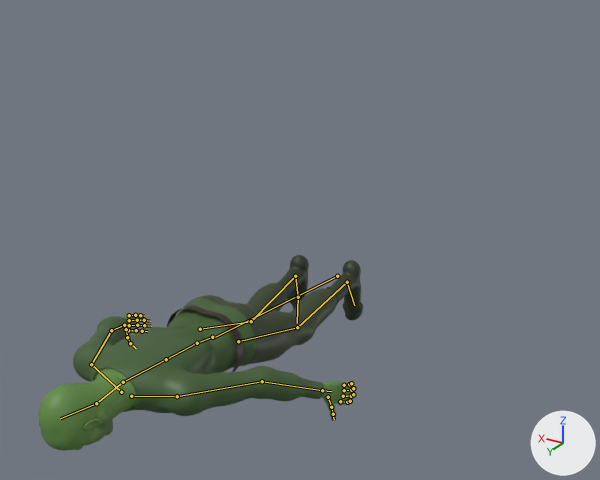
A saved change to the glTF model assets/models/creatures/goblin_archer.glb.
Both versions are drawn from a 50 mm camera at (-1.25, 2.34, 1.33) aimed at (0.06, 0.16, 0.24). Lighting does not change. The marker at lower right points along +X, +Y and +Z. The older version comes first. Both versions are drawn at frame 19 of the action 'death'; the numbers are the values there. The bones that change, and the others that lie on the model, are drawn over the model as lines.

Names of what the first picture shows: 'goblin_archer'.
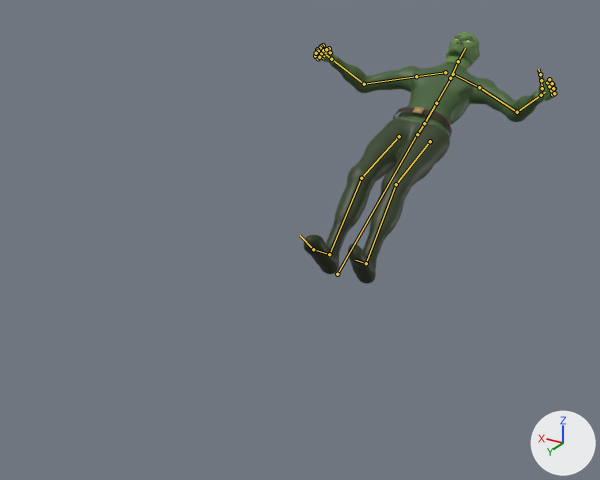
The change in detail:
Bone 'root' (bone_root) moves from (0.0, 0.053, 0.0) to (0.0, 0.06, 0.0).
Bone 'root' (bone_root) turns from (82, 0, 0) to (-62, 0, 0) degrees about its own x, y and z.
Bone 'spine' (bone_spine) turns from (4, 0, 0) to (2, 0, 0) degrees about its own x, y and z.
Bone 'chest' (bone_chest) turns from (0, 0, 0) to (0, 4, 0) degrees about its own x, y and z.
Bone 'upper_arm.L' (bone_upper_arm_l) turns from (3, -2, -10) to (4, -6, 19) degrees about its own x, y and z.
Bone 'forearm.L' (bone_forearm_l) turns from (12, 0, 0) to (45, 0, 0) degrees about its own x, y and z.
Bone 'upper_arm.R' (bone_upper_arm_r) turns from (3, 2, 10) to (4, 6, -19) degrees about its own x, y and z.
Bone 'forearm.R' (bone_forearm_r) turns from (12, 0, 0) to (45, 0, 0) degrees about its own x, y and z.
Bone 'index.01.R' (bone_index_01_r) turns from (0, 0, 34) to (0, 0, 62) degrees about its own x, y and z.
Bone 'index.02.R' (bone_index_02_r) turns from (0, 0, 45) to (0, 0, 81) degrees about its own x, y and z.
Bone 'index.03.R' (bone_index_03_r) turns from (0, 0, 26) to (0, 0, 47) degrees about its own x, y and z.
Bone 'middle.01.R' (bone_middle_01_r) turns from (0, 0, 34) to (0, 0, 62) degrees about its own x, y and z.
Bone 'middle.02.R' (bone_middle_02_r) turns from (0, 0, 45) to (0, 0, 81) degrees about its own x, y and z.
Bone 'middle.03.R' (bone_middle_03_r) turns from (0, 0, 26) to (0, 0, 47) degrees about its own x, y and z.
Bone 'pinky.01.R' (bone_pinky_01_r) turns from (0, 0, 38) to (0, 0, 68) degrees about its own x, y and z.
Bone 'pinky.02.R' (bone_pinky_02_r) turns from (0, 0, 49) to (0, 0, 89) degrees about its own x, y and z.
Bone 'ring.01.R' (bone_ring_01_r) turns from (0, 0, 36) to (0, 0, 65) degrees about its own x, y and z.
Bone 'ring.02.R' (bone_ring_02_r) turns from (0, 0, 47) to (0, 0, 85) degrees about its own x, y and z.
Bone 'ring.03.R' (bone_ring_03_r) turns from (0, 0, 27) to (0, 0, 49) degrees about its own x, y and z.
Bone 'thumb.01.R' (bone_thumb_01_r) turns from (1, 0, 7) to (-9, 0, 33) degrees about its own x, y and z.
Bone 'thumb.02.R' (bone_thumb_02_r) turns from (2, 0, 15) to (-13, 0, 41) degrees about its own x, y and z.
Bone 'head' (bone_head) turns from (0, 0, 15) to (-4, 0, 0) degrees about its own x, y and z.
Bone 'thigh.L' (bone_thigh_l) turns from (8, 0, 0) to (12, 0, 0) degrees about its own x, y and z.
Bone 'shin.L' (bone_shin_l) turns from (-17, 0, 0) to (-23, 0, 0) degrees about its own x, y and z.
Bone 'thigh.R' (bone_thigh_r) turns from (12, 1, -5) to (12, 0, 0) degrees about its own x, y and z.
Bone 'shin.R' (bone_shin_r) turns from (-21, 0, 0) to (-23, 0, 0) degrees about its own x, y and z.

Location of each change, (x1, y1, x2, y2) in pixels of the pictures (600 x 480 px):
'goblin_archer', posed (22% narrower, 28% taller): before (38, 255, 363, 451); after (304, 32, 557, 284)
bone 'root', root to tip: before (337, 276) to (212, 338); after (337, 274) to (417, 133)
bone 'spine', root to tip: before (197, 343) to (166, 359); after (424, 123) to (436, 103)
bone 'chest', root to tip: before (166, 359) to (125, 381); after (436, 103) to (450, 79)
bone 'upper_arm.L', root to tip: before (177, 396) to (262, 381); after (479, 87) to (517, 112)
bone 'forearm.L', root to tip: before (262, 381) to (322, 390); after (517, 112) to (541, 95)
bone 'upper_arm.R', root to tip: before (91, 364) to (111, 330); after (416, 76) to (364, 84)
bone 'forearm.R', root to tip: before (111, 330) to (124, 325); after (364, 84) to (331, 59)
bone 'index.01.R', root to tip: before (128, 330) to (136, 330); after (323, 45) to (321, 46)
bone 'index.02.R', root to tip: before (136, 330) to (142, 331); after (321, 46) to (323, 50)
bone 'index.03.R', root to tip: before (142, 331) to (147, 331); after (323, 50) to (327, 53)
bone 'middle.01.R', root to tip: before (129, 325) to (137, 325); after (320, 48) to (317, 49)
bone 'middle.02.R', root to tip: before (137, 325) to (144, 325); after (317, 49) to (321, 54)
bone 'middle.03.R', root to tip: before (144, 325) to (151, 326); after (321, 54) to (324, 56)
bone 'pinky.01.R', root to tip: before (129, 315) to (135, 315); after (317, 54) to (315, 56)
bone 'pinky.02.R', root to tip: before (135, 315) to (140, 315); after (315, 56) to (318, 58)
bone 'ring.01.R', root to tip: before (129, 320) to (137, 320); after (318, 51) to (316, 53)
bone 'ring.02.R', root to tip: before (137, 320) to (144, 320); after (316, 53) to (319, 57)
bone 'ring.03.R', root to tip: before (144, 320) to (150, 321); after (319, 57) to (323, 58)
bone 'thumb.01.R', root to tip: before (126, 329) to (127, 337); after (330, 52) to (329, 48)
bone 'thumb.02.R', root to tip: before (127, 337) to (130, 343); after (329, 48) to (326, 49)
bone 'head', root to tip: before (96, 403) to (60, 418); after (458, 61) to (465, 48)
bone 'thigh.L', root to tip: before (238, 341) to (297, 327); after (430, 141) to (396, 184)
bone 'shin.L', root to tip: before (297, 327) to (347, 282); after (396, 184) to (366, 263)
bone 'thigh.R', root to tip: before (200, 329) to (251, 321); after (399, 136) to (361, 178)
bone 'shin.R', root to tip: before (251, 321) to (295, 276); after (361, 178) to (329, 254)
